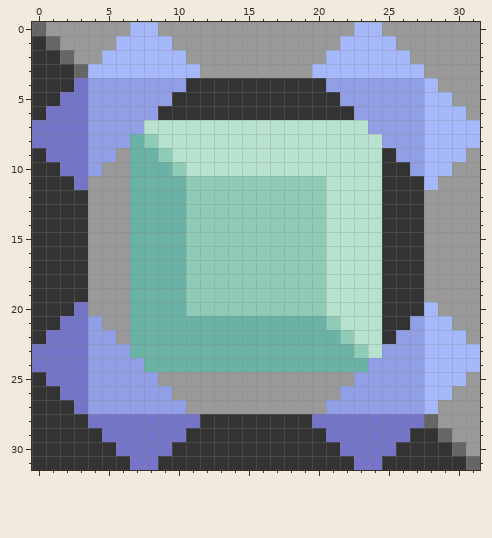
Two states of a pixel-art sprite, sprites/blocks/drills/omnidrill.png. The first picture shows the starting point.
The file is 32x32 pixels.
New version:
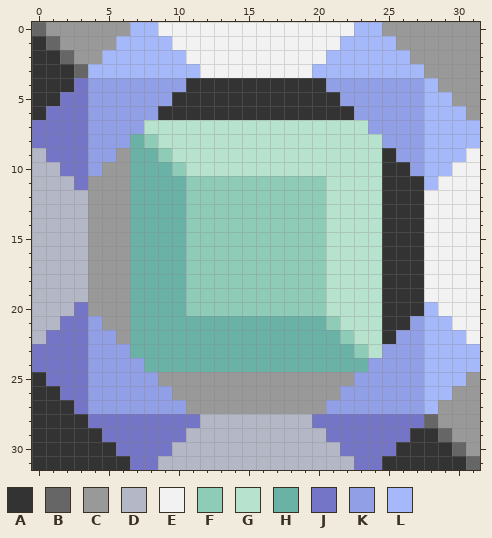
Palette (. is transparent): A #333333  B #666666  C #999999  D #b4b7c6  E #f2f2f2  F #8eccb7  G #b7e2cd  H #6bb2a6  J #7575c8  K #919fe7  L #a4b8fa
Changes in this commit:
The edit turns colour A into colour D in row 9 at x 0; in row 10 at x 0 to 1; in row 11 at x 0 to 2; in rows 12 to 19 at x 0 to 3; in row 20 at x 0 to 2; in row 21 at x 0 to 1.
The edit turns colour A into colour D in row 22 at x 0; in row 28 at x 12 to 19; in row 29 at x 11 to 20; in row 30 at x 10 to 21; in row 31 at x 9 to 22.
The edit turns colour C into colour E in row 0 at x 9 to 22; in row 1 at x 10 to 21; in row 2 at x 11 to 20; in row 3 at x 12 to 19; in row 9 at x 31; in row 10 at x 30 to 31.
The edit turns colour C into colour E in row 11 at x 29 to 31; in rows 12 to 19 at x 28 to 31; in row 20 at x 29 to 31; in row 21 at x 30 to 31; in row 22 at x 31.
Where, in picture pixels (left, top, right, bottom), the same in both pictures:
changed: (158, 22, 354, 78)
changed: (32, 148, 88, 344)
changed: (424, 148, 480, 344)
changed: (158, 414, 354, 470)
